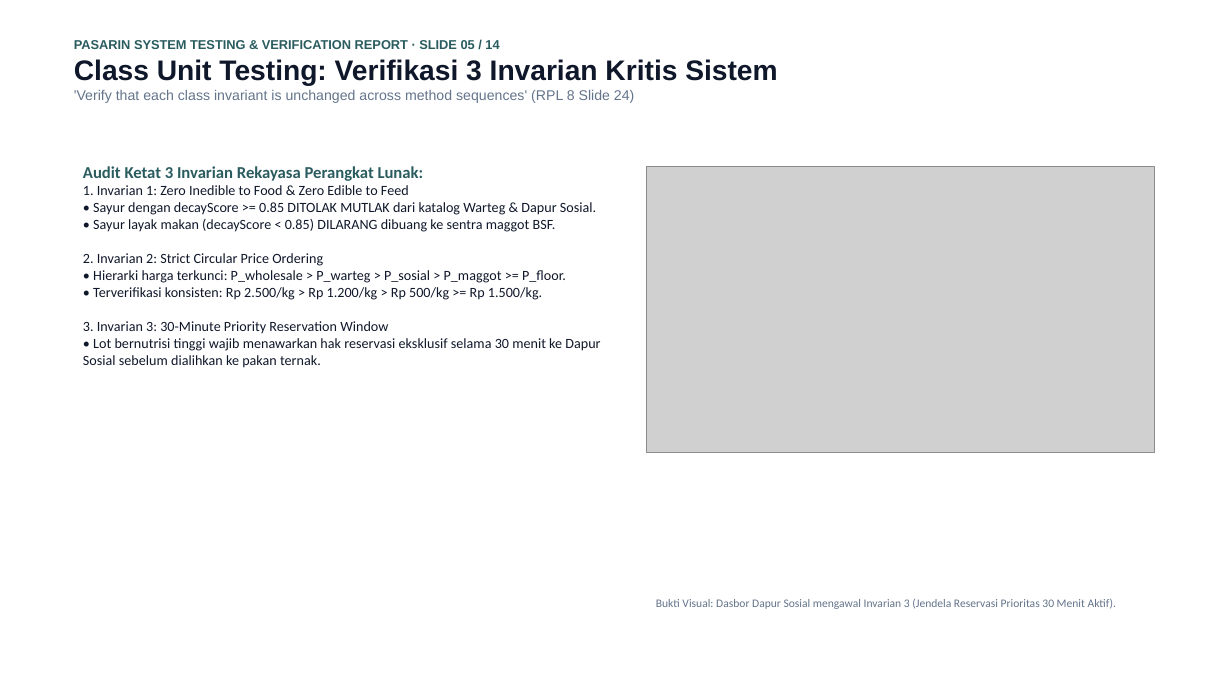
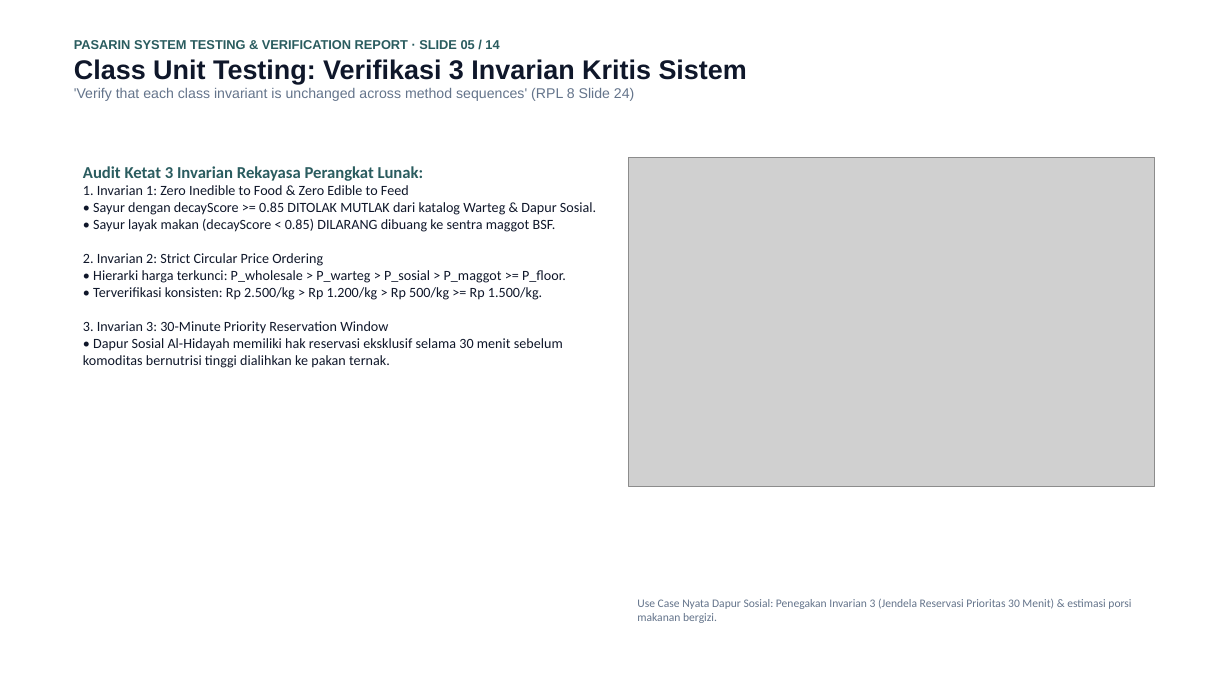
Before and after one commit to mrshlaf/pasarin, a slide deck: slide 5 of LAPORAN_PENGUJIAN_DAN_VERIFIKASI_SISTEM_PASARIN.pptx. Drawn at 1232x693 pixels with LibreOffice and Linux fonts; fonts in the diff are those of the drawing; grey boxes stand for pictures. Boxes give left, top, right and bottom in pixels: in the first picture for what was removed or moved away, otherwise in the second. Text is boxed around its words. In the diff, an @@ line names an element or a change of style, - is before the commit and + after.

Commit message:
docs(presentation): update PPTX and PDF with real web use-case screenshots across all roles

```diff
--- a/LAPORAN_PENGUJIAN_DAN_VERIFIKASI_SISTEM_PASARIN.pptx
+++ b/LAPORAN_PENGUJIAN_DAN_VERIFIKASI_SISTEM_PASARIN.pptx
@@ text at (74, 59, 747, 84): size 22 to 21 pt in "Class Unit Testing: Verifikasi 3 Invarian Kritis ..." @@
@@ picture: place and size @@
-picture at (647, 166, 1155, 452)
+picture at (628, 157, 1155, 486)
@@ text at (83, 185, 596, 368): text changed @@
-1. Invarian 1: Zero Inedible to Food & Zero Edible to Feed
-• Sayur dengan decayScore >= 0.85 DITOLAK MUTLAK dari katalog Warteg & Dapur Sosial.
-• Sayur layak makan (decayScore < 0.85) DILARANG dibuang ke sentra maggot BSF.
-2. Invarian 2: Strict Circular Price Ordering
-• Hierarki harga terkunci: P_wholesale > P_warteg > P_sosial > P_maggot >= P_floor.
-• Terverifikasi konsisten: Rp 2.500/kg > Rp 1.200/kg > Rp 500/kg >= Rp 1.500/kg.
-3. Invarian 3: 30-Minute Priority Reservation Window
-• Lot bernutrisi tinggi wajib menawarkan hak reservasi eksklusif selama 30 menit ke Dapur Sosial sebelum dialihkan ke pakan ternak.
+1. Invarian 1: Zero Inedible to Food & Zero Edible to Feed
+• Sayur dengan decayScore >= 0.85 DITOLAK MUTLAK dari katalog Warteg & Dapur Sosial.
+• Sayur layak makan (decayScore < 0.85) DILARANG dibuang ke sentra maggot BSF.
+2. Invarian 2: Strict Circular Price Ordering
+• Hierarki harga terkunci: P_wholesale > P_warteg > P_sosial > P_maggot >= P_floor.
+• Terverifikasi konsisten: Rp 2.500/kg > Rp 1.200/kg > Rp 500/kg >= Rp 1.500/kg.
+3. Invarian 3: 30-Minute Priority Reservation Window
+• Dapur Sosial Al-Hidayah memiliki hak reservasi eksklusif selama 30 menit sebelum komoditas bernutrisi tinggi dialihkan ke pakan ternak.
@@ text at (637, 599, 1131, 623): text changed @@
-Bukti Visual: Dasbor Dapur Sosial mengawal Invarian 3 (Jendela Reservasi Prioritas 30 Menit Aktif).
+Use Case Nyata Dapur Sosial: Penegakan Invarian 3 (Jendela Reservasi Prioritas 30 Menit) & estimasi porsi makanan bergizi.
```
Also in this commit, not shown: 10 other slides changed, 3 slides added, 3 slides removed, 15 other files.
